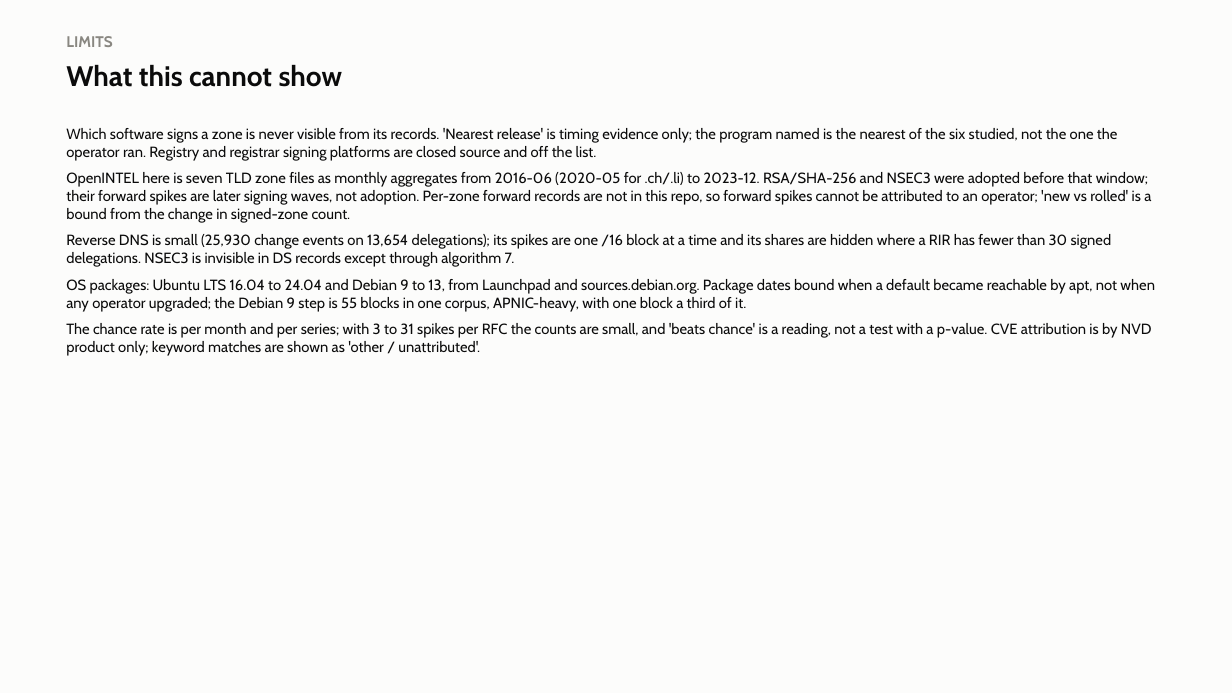
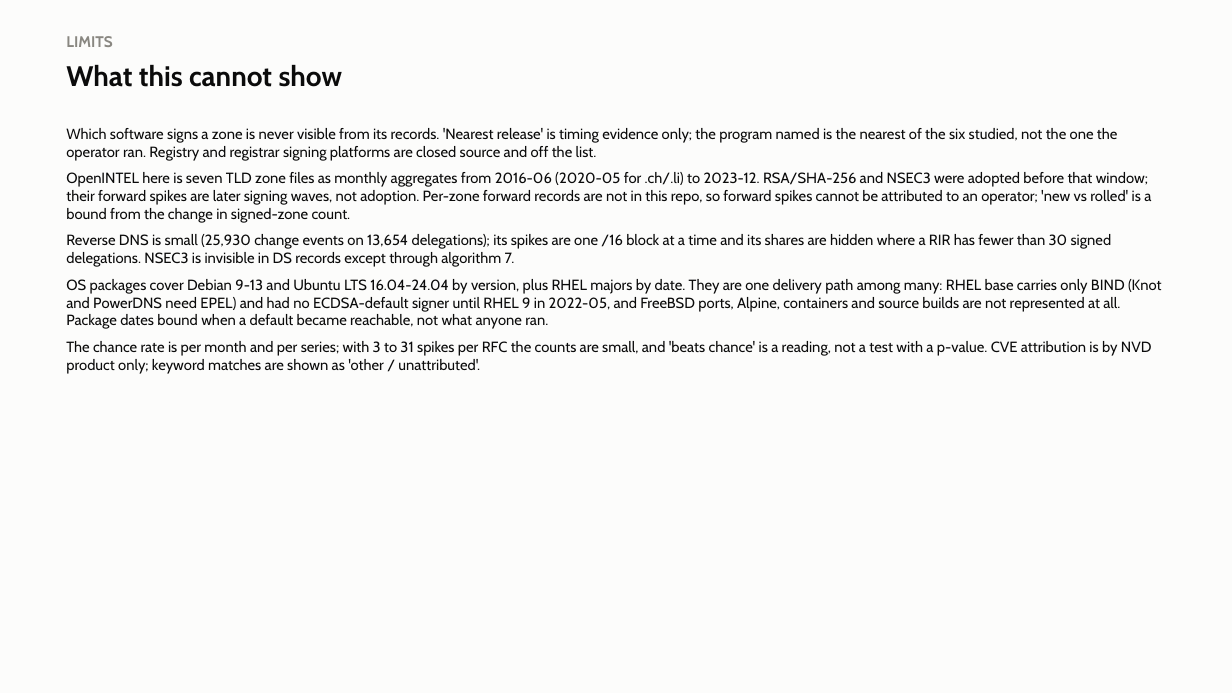
Before and after one commit to j776w781/rfc_adoption, a slide deck: slide 24 of out/analysis/dnssec_program_rfc_cases.pptx. Drawn at 1232x693 pixels with LibreOffice and Linux fonts; fonts in the diff are those of the drawing. Boxes give left, top, right and bottom in pixels: in the first picture for what was removed or moved away, otherwise in the second. Text is boxed around its words. In the diff, an @@ line names an element or a change of style, - is before the commit and + after.

```diff
--- a/out/analysis/dnssec_program_rfc_cases.pptx
+++ b/out/analysis/dnssec_program_rfc_cases.pptx
@@ text at bbox=[66, 279, 1161, 329]: text changed @@
-OS packages: Ubuntu LTS 16.04 to 24.04 and Debian 9 to 13, from Launchpad and sources.debian.org. Package dates bound when a default became reachable by apt, not when any operator upgraded; the Debian 9 step is 55 blocks in one corpus, APNIC-heavy, with one block a third of it.
+OS packages cover Debian 9-13 and Ubuntu LTS 16.04-24.04 by version, plus RHEL majors by date. They are one delivery path among many: RHEL base carries only BIND (Knot and PowerDNS need EPEL) and had no ECDSA-default signer until RHEL 9 in 2022-05, and FreeBSD ports, Alpine, containers and source builds are not represented at all. Package dates bound when a default became reachable, not what anyone ran.
```
Also in this commit, not shown: 3 other slides changed, 28 other files.
